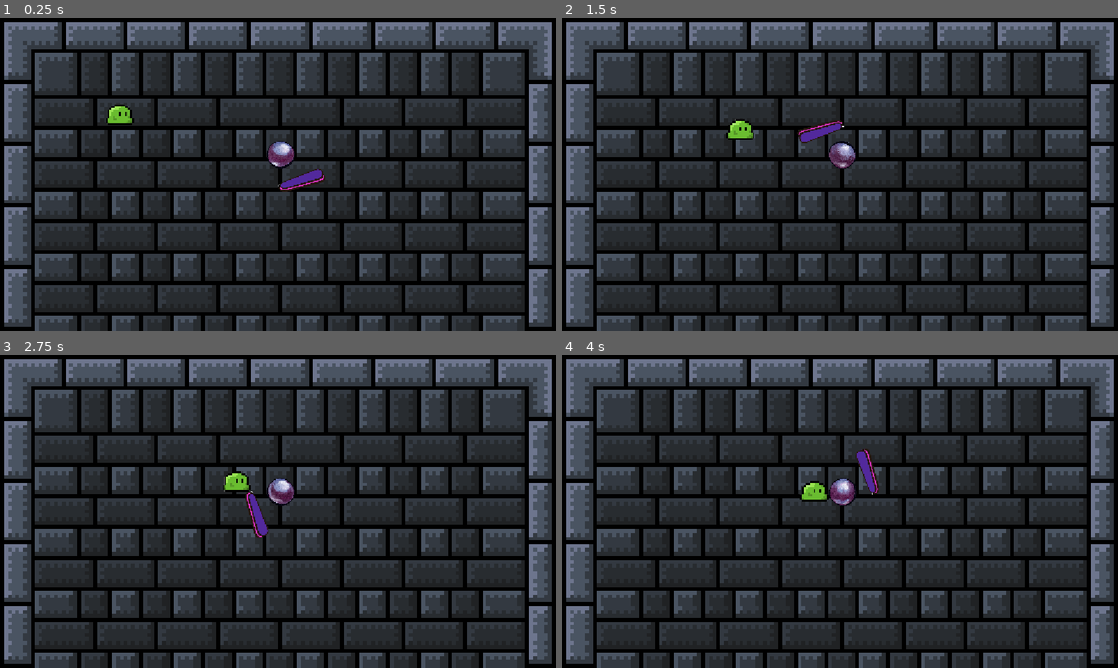
Above: before the commit, frames 1-4 (two rows, left to right).
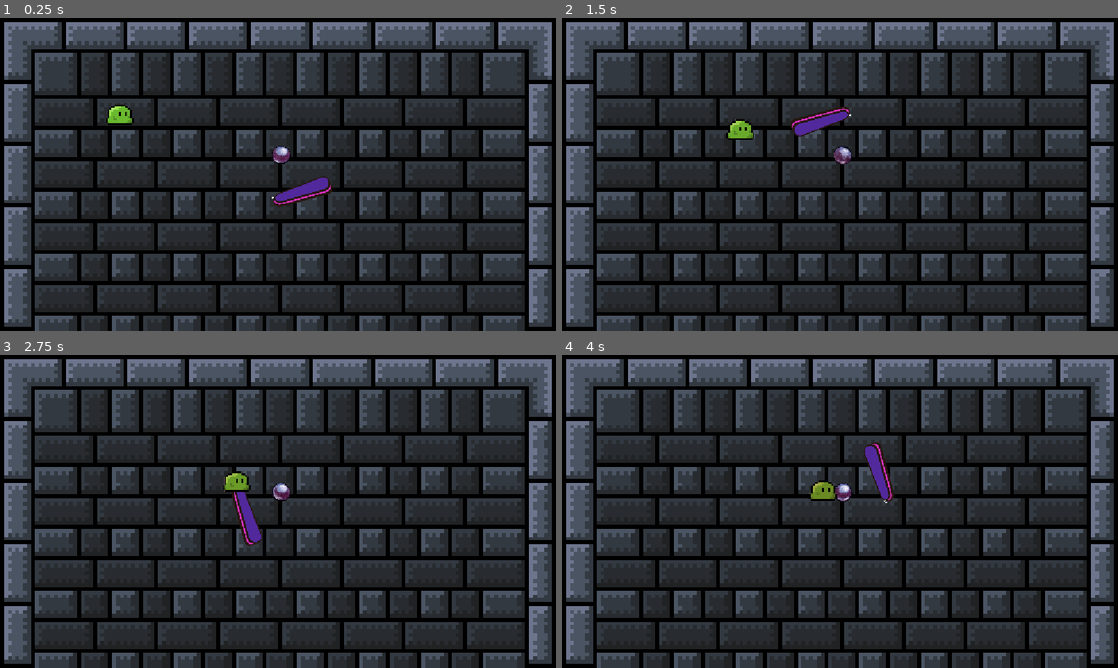
Above: after the commit, the same moments.

Repository: Edu-Dev12/Pinball_Survivor
Game: Godot game, scene res://Scenes/Level/Manager/game_manager.tscn
The game is run twice, just before and just after one commit, with the same random seed, the same clock (stepped at 60 frames per second) and the same inputs.
Inputs:
- Up to frame 1 (0.25 s): no input
- Up to frame 2 (1.5 s): hold D (Right) 0.53-1.28 s; hold S (Down) from 1.28 s (still down)
- Up to frame 3 (2.75 s): release S (Down) at 2.03 s; hold D (Right) from 2.03 s (still down)
- Up to frame 4 (4 s): release D (Right) at 2.78 s; hold W (Up) 2.78-3.53 s; hold A (Left) from 3.53 s (still down)

The runs differ from the first frame. In frame 1, 1.0% of the frame differs, in the area x 48-60%, y 39-61%; in frame 2, 0.9%; in frame 3, 1.1%; in frame 4, 1.3%, in the area x 42-60%, y 27-49%.

Commit message:
fix physic and and new enemy logic

Diff:
--- a/rhythm-game/Scenes/Entity/Enemy/enemy_test.tscn
+++ b/rhythm-game/Scenes/Entity/Enemy/enemy_test.tscn
@@ -3,12 +3,14 @@
 [ext_resource type="Script" uid="uid://dm883n7ys36ej" path="res://Scripts/Entity/Enemy/enemy.gd" id="1_cqgqi"]
 [ext_resource type="Texture2D" uid="uid://cwiko4k1ganpd" path="res://Assets/Entity/Enemy/EnemyPlaceholder.png" id="2_2crsy"]
 
-[sub_resource type="RectangleShape2D" id="RectangleShape2D_o1g8r"]
-size = Vector2(59, 43)
+[sub_resource type="CapsuleShape2D" id="CapsuleShape2D_j8k3e"]
+radius = 20.5
+height = 43.0
 
 [node name="EnemyTest" type="CharacterBody2D" unique_id=131443137]
 collision_layer = 4
-collision_mask = 2
+collision_mask = 6
+motion_mode = 1
 script = ExtResource("1_cqgqi")
 
 [node name="Sprite2D" type="Sprite2D" parent="." unique_id=694149303]
@@ -17,4 +19,4 @@
 
 [node name="CollisionShape2D" type="CollisionShape2D" parent="." unique_id=1865638181]
 position = Vector2(2.5, 2.5)
-shape = SubResource("RectangleShape2D_o1g8r")
+shape = SubResource("CapsuleShape2D_j8k3e")
--- a/rhythm-game/Scenes/Entity/Player/player.tscn
+++ b/rhythm-game/Scenes/Entity/Player/player.tscn
@@ -14,16 +14,17 @@
 bounce = 1.0
 
 [sub_resource type="CircleShape2D" id="CircleShape2D_rm36b"]
-radius = 85.0
+radius = 58.65333
 
 [node name="Player" type="Node2D" unique_id=1636152561 node_paths=PackedStringArray("rigidBody2D")]
 rotation = 0.0027932574
 script = ExtResource("1_tydqb")
 rigidBody2D = NodePath("RigidBody2D")
 
-[node name="RigidBody2D" type="RigidBody2D" parent="." unique_id=620001952 groups=["player"]]
+[node name="RigidBody2D" type="RigidBody2D" parent="." unique_id=620001952 groups=["Player"]]
+scale = Vector2(1.0001864, 0.9976705)
 collision_layer = 2
-collision_mask = 3
+collision_mask = 7
 physics_material_override = SubResource("PhysicsMaterial_bo1nx")
 gravity_scale = 0.0
 contact_monitor = true
@@ -37,17 +38,15 @@
 update_rotation = false
 
 [node name="VisualContainer" type="Node2D" parent="." unique_id=1258022582]
+scale = Vector2(1.0001863, 0.99767053)
 
 [node name="PinballImage" type="AnimatedSprite2D" parent="VisualContainer" unique_id=2045320341]
-position = Vector2(-1, -1)
-scale = Vector2(0.25, 0.25)
+scale = Vector2(0.16749126, 0.16749126)
 sprite_frames = ExtResource("7_ox502")
 autoplay = "default"
-frame_progress = 0.21835466
 
-[node name="Flipper" parent="VisualContainer/PinballImage" unique_id=380740414 instance=ExtResource("7_7lf8o")]
-position = Vector2(4, 4)
-scale = Vector2(4, 4)
+[node name="Flipper" parent="VisualContainer" unique_id=380740414 instance=ExtResource("7_7lf8o")]
+position = Vector2(1, 1)
 
 [node name="AnimationComponents" type="Node2D" parent="." unique_id=1967926830]
 
@@ -84,4 +83,4 @@
 hit_cooldown = 0.2
 inputControllerComponent = NodePath("../../ControllerComponents/InputControllerComponent")
 customImpulsePhysic = NodePath("../CustomImpulsePhysicComponent")
-flipper = NodePath("../../VisualContainer/PinballImage/Flipper")
+flipper = NodePath("../../VisualContainer/Flipper")
--- a/rhythm-game/Scenes/Environment/flipper.tscn
+++ b/rhythm-game/Scenes/Environment/flipper.tscn
@@ -63,9 +63,10 @@
 
 [node name="Pivot" type="Node2D" parent="." unique_id=1881215035]
 position = Vector2(76.111435, 39.787556)
+rotation = -0.00064755254
 
 [node name="FlipperSprite" type="AnimatedSprite2D" parent="Pivot" unique_id=2026638733]
-position = Vector2(-33, 5)
-scale = Vector2(0.5, 0.5)
+position = Vector2(-33.127754, 25.190996)
+scale = Vector2(0.6477542, 0.6477542)
 sprite_frames = SubResource("SpriteFrames_pv2mu")
 animation = &"release"
--- a/rhythm-game/Scripts/Components/CollisionComponents/collision_detector_component.gd
+++ b/rhythm-game/Scripts/Components/CollisionComponents/collision_detector_component.gd
@@ -10,10 +10,12 @@
 		rigidBody2D.body_entered.connect(get_collision)
 
 func get_collision(body: Node):
-	if body is CharacterBody2D:
-		var bounce_force: float = rigidBody2D.linear_velocity.length()
-		var impact_normal: Vector2 = (global_position - body.global_position).normalized()
-		rigidBody2D.linear_velocity = impact_normal * bounce_force
+	if body.is_in_group(Global.ENEMY_GROUP):
+		var current_speed: float = rigidBody2D.linear_velocity.length()
+		var escape_direction: Vector2 = (rigidBody2D.global_position - body.global_position).normalized()
 
-	if body.is_in_group(Global.ENEMY_GROUP):
+		var bonus_speed: float = 200.0
+		var final_speed: float = current_speed + bonus_speed
+
+		rigidBody2D.linear_velocity = escape_direction * final_speed
 		body.queue_free()
--- a/rhythm-game/Scripts/Entity/Enemy/enemy.gd
+++ b/rhythm-game/Scripts/Entity/Enemy/enemy.gd
@@ -1,14 +1,40 @@
 extends CharacterBody2D
 
 @export var speed: float = 100.0
+@export var lifetime: float = 15.0
+
+@onready var sprite_2d: Sprite2D = $Sprite2D
+
 var player: Node2D
+var is_dead: bool = false
+var tween: Tween
 
 func _ready() -> void:
 	add_to_group(Global.ENEMY_GROUP)
-	player = get_tree().get_first_node_in_group("player")
+	player = get_tree().get_first_node_in_group(Global.PLAYER_GROUP)
+	start_countdown()
 
 func _physics_process(_delta: float) -> void:
-	if player:
+	if player and not is_dead:
 		var direction = (player.global_position - global_position).normalized()
 		velocity = direction * speed
 		move_and_slide()
+
+func start_countdown() -> void:
+	tween = create_tween()
+	tween.tween_property(sprite_2d, "modulate", Color(1, 0, 0, 1), lifetime)
+	tween.tween_callback(explode)
+
+func explode() -> void:
+	if is_dead:
+		return
+	is_dead = true
+	queue_free()
+
+func die_by_player() -> void:
+	if is_dead:
+		return
+	is_dead = true
+	if tween and tween.is_valid():
+		tween.kill()
+	queue_free()
--- a/rhythm-game/Scripts/Utils/Global.gd
+++ b/rhythm-game/Scripts/Utils/Global.gd
@@ -3,3 +3,8 @@
 #Group
 const PLAYER_GROUP: String = "Player"
 const ENEMY_GROUP: String = "Enemy"
+
+#LAYER
+const WALL_LAYER: String = "Wall"
+const ENEMY_LAYER: String = "Enemy"
+const PLAYER_LAYER: String = "Player"
--- a/rhythm-game/project.godot
+++ b/rhythm-game/project.godot
@@ -76,6 +76,12 @@
 ]
 }
 
+[layer_names]
+
+2d_physics/layer_1="WALL"
+2d_physics/layer_2="Player"
+2d_physics/layer_3="Enemy"
+
 [physics]
 
 3d/physics_engine="Jolt Physics"
